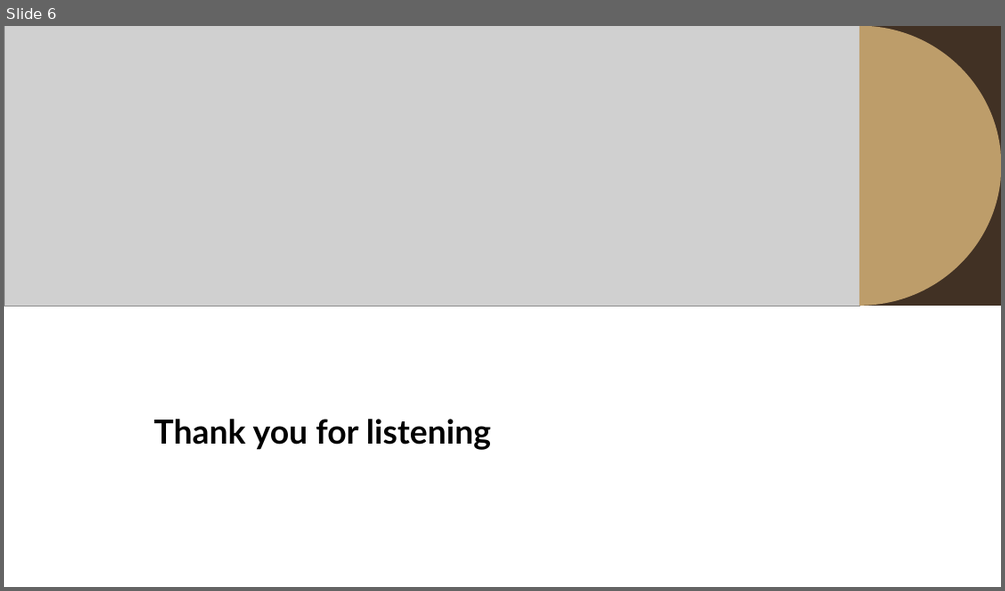
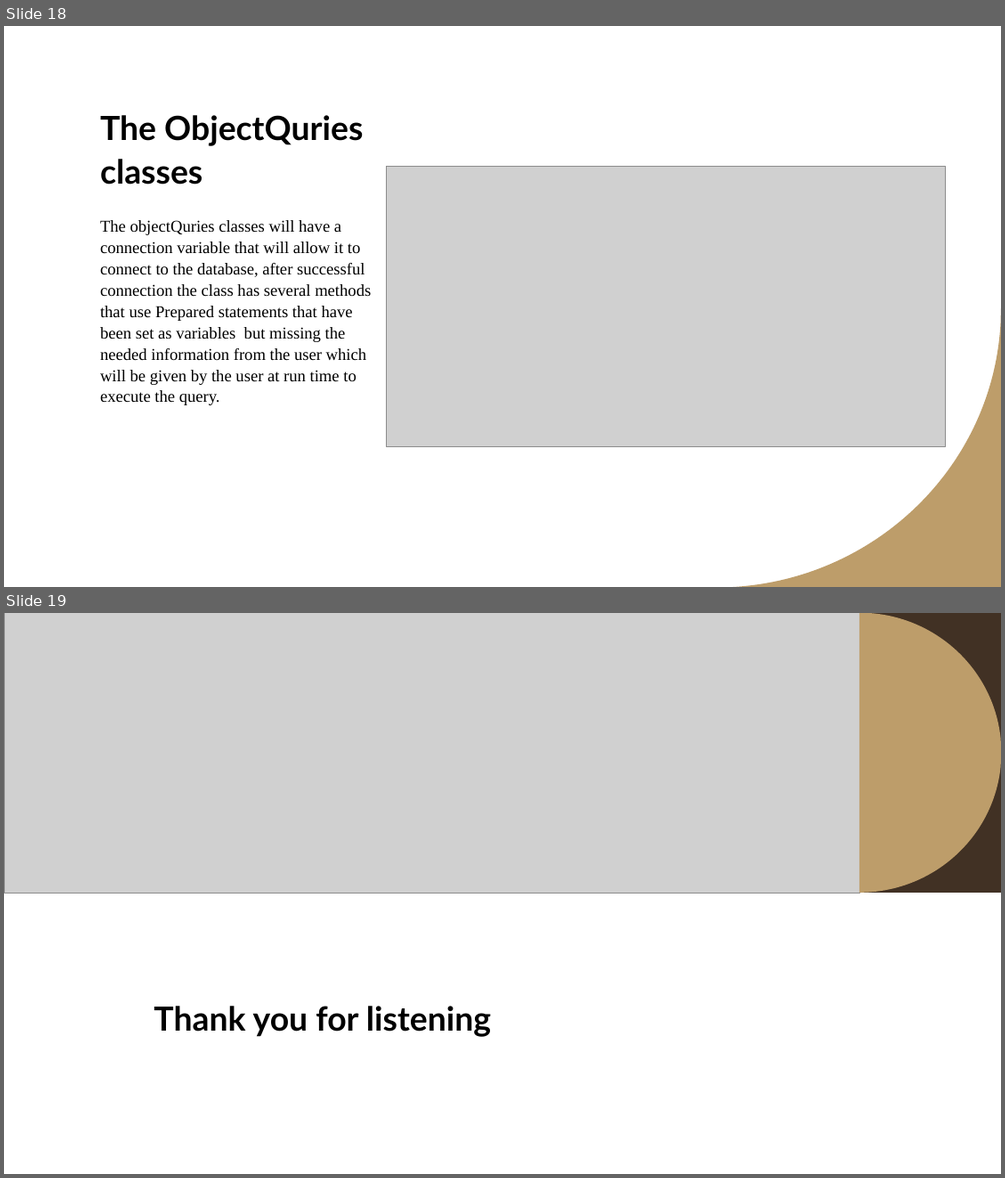
Before and after one commit to khalilAlsulaimani/Software-Engineering-2-Project, a slide deck: report presenatation.pptx. Shown one above the other, each under a label of ours: slide 6 before the commit, slides 18 and 19 after it. The pictures are 1005x591 and 1005x1178 pixels, drawn with LibreOffice and Linux fonts; fonts in the diff are those of the drawing; grey boxes stand for pictures. Boxes give left, top, right and bottom in pixels: in the first picture for what was removed or moved away, otherwise in the second. Text is boxed around its words. In the diff, an @@ line names an element or a change of style, - is before the commit and + after.

```diff
--- a/report presenatation.pptx
+++ b/report presenatation.pptx
@@ slide 18 added at [4,26,1001,587], background #FFFFFF @@
@@ title added at [100,115,363,184], 32 pt, text #000000, bold @@
+The ObjectQuries classes
@@ picture added at [386,167,946,446] @@
@@ text added at [100,220,371,405], 16 pt, text #000000 @@
+The objectQuries classes will have a connection variable that will allow it to connect to the database, after successful connection the class has several methods that use Prepared statements that have been set as variables but missing the needed information from the user which will be given by the user at run time to execute the query.
@@ freeform shape added at [724,309,1001,587], fill #BD9D6A @@
@@ what was slide 6 is now slide 19 @@
```
Also in this commit, not shown: 1 slide changed, 16 other slides added, 4 slides removed, 1 other file.
